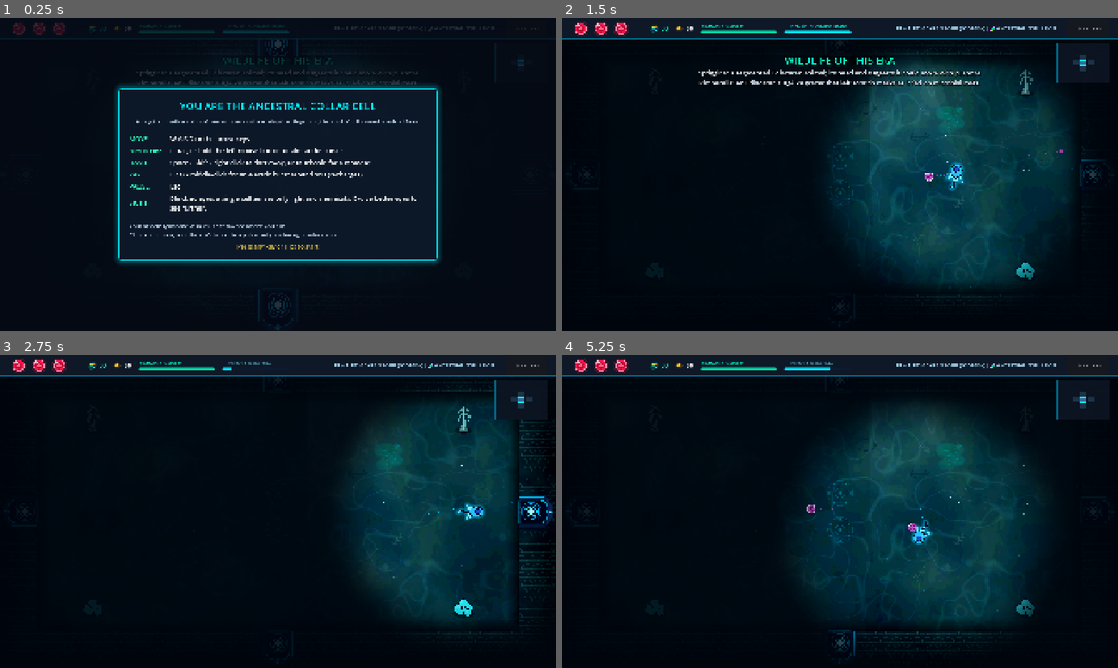
Above: before the commit, frames 1-4 (two rows, left to right).
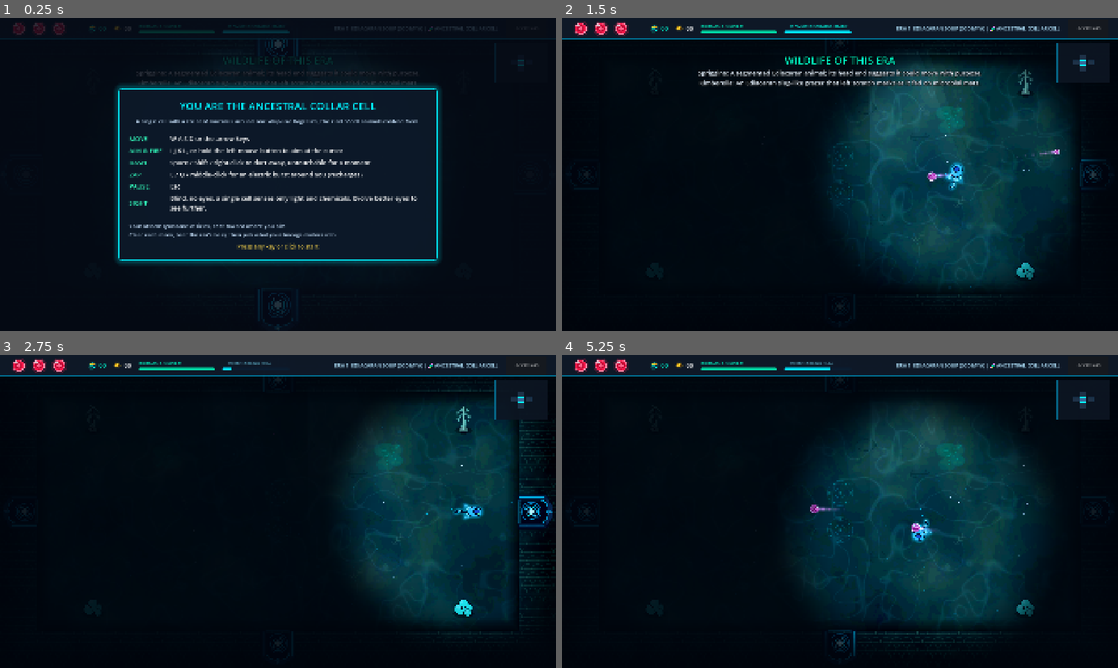
Above: after the commit, the same moments.

Repository: kurosatto/Game
Game: Godot game, scene res://Main.tscn
Two runs of this game, one before a commit and one after it. Both use one fixed random seed, a clock stepped at 60 frames per second and the inputs below.
Inputs (mouse positions are in pixels of both pictures, inside the frame that each line leads up to):
- Up to frame 1 (0.25 s): no input
- Up to frame 2 (1.5 s): tap Enter at 0.5 s; move the mouse to (962, 158) at 0.52 s; hold D (move_right) 0.53-1.25 s; tap Shift (dash) at 0.6 s; click (962, 158) at 0.67 s; tap Space at 0.77, 1.07 s; drag from (728, 190) to (840, 46) at 1.27 s
- Up to frame 3 (2.75 s): move the mouse to (333, 442) at 2.02 s; hold D (move_right) from 2.03 s (still down); tap Q at 2.1 s
- Up to frame 4 (5.25 s): release D (move_right) at 2.75 s; drag from (812, 574) to (840, 639) at 2.77 s; move the mouse to (1006, 558) at 3.52 s; hold A (move_left) 3.53-4.25 s; tap Shift (dash) at 3.6 s; tap Space at 3.77, 4.07 s; drag from (673, 464) to (589, 511) at 4.27 s; move the mouse to (867, 511) at 5.02 s; hold S (move_down) from 5.03 s (still down); tap Q at 5.1 s; click (867, 511) at 5.17 s

The runs differ from the first frame. In frame 1, 2.4% of the frame differs, in the area x 23-76%, y 13-75%; in frame 2, 1.7%; in frame 3, 0.7%; in frame 4, 0.7%.

Commit message:
Smoother look: physics interpolation, smooth texture filtering, glowing bullet tails
- Enable physics interpolation so movement is drawn at the screen's refresh
  rate instead of stepping at 60 Hz (judder on 90/120/144 Hz screens).
  The camera is not interpolated (moved by tweens and shake), the player is
  drawn directly during room slides, and teleports reset interpolation.
- Vision fog and sense arrows centre on the player's drawn position.
- Default texture filter Linear: sprites that rotate, squash and scale by
  fractional amounts no longer crawl and flicker at the edges.
- Shots get a soft additive comet tail and round fading trail dots.
- Antialiased lines and circles for melee swings and creature parts.

Co-Authored-By: Claude Opus 5.5 <noreply@anthropic.com>
Claude-Session: https://claude.ai/code/session_016hmULCX6wyu3wG5btqKfTX

Diff:
--- a/Main.gd
+++ b/Main.gd
@@ -21,6 +21,10 @@
 func _ready():
     add_to_group("main")
     setup_inputs()
+    # Physics interpolation (project.godot) smooths everything that moves in
+    # _physics_process. The camera only moves by tweens and shake every frame,
+    # so it draws exactly where it is set.
+    camera.physics_interpolation_mode = Node.PHYSICS_INTERPOLATION_MODE_OFF
 
     # Connect player signals to HUD
     player.health_changed.connect(hud.update_health)
@@ -133,6 +137,7 @@
     # Position player at 1080p center
     player.global_position = Vector2(960, 540)
     player.velocity = Vector2.ZERO
+    player.reset_physics_interpolation() # teleport, don't glide there
 
     load_room(current_room_pos)
     hud.update_minimap(dungeon_rooms, current_room_pos)
@@ -247,6 +252,8 @@
     SoundManager.play_sfx("door_open", 1.1, -4.0)
 
     var target_ambient = get_room_theme_color(next_room_data.type)
+    # The tween moves the player every frame; draw it there directly
+    player.physics_interpolation_mode = Node.PHYSICS_INTERPOLATION_MODE_OFF
     var tween = create_tween()
     tween.set_parallel(true)
     tween.tween_property(camera, "position", target_cam_pos, 0.35).set_trans(Tween.TRANS_QUAD).set_ease(Tween.EASE_IN_OUT)
@@ -265,6 +272,10 @@
         player.global_position = local_enter_pos
         player.velocity = Vector2.ZERO
         player.door_cooldown = 0.4
+        # Both jumped back to the origin together with the camera
+        current_room_node.reset_physics_interpolation()
+        player.physics_interpolation_mode = Node.PHYSICS_INTERPOLATION_MODE_INHERIT
+        player.reset_physics_interpolation()
         player.invincibility_time = 0.8 # Buffer to prevent immediate contact damage
 
         current_room_pos = target_pos
--- a/MeleeSwing.gd
+++ b/MeleeSwing.gd
@@ -46,13 +46,13 @@
             var out = reach * ease_out(min(t * 1.6, 1.0))
             for i in n:
                 var d = Vector2.RIGHT.rotated(TAU * i / n)
-                draw_line(d * 26.0, d * out, col, 4.0)
-                draw_circle(d * out, 3.0, white)
+                draw_line(d * 26.0, d * out, col, 4.0, true)
+                draw_circle(d * out, 3.0, white, true, -1.0, true)
         "smash":
             var r = reach * (0.35 + 0.65 * ease_out(t))
-            draw_circle(Vector2(reach * 0.75, 0), 26.0 * fade, white)
-            draw_arc(Vector2(reach * 0.75, 0), r * 0.55, 0, TAU, 32, col, 5.0 * fade + 1.0)
-            draw_arc(Vector2(reach * 0.75, 0), r * 0.3, 0, TAU, 24, white, 3.0)
+            draw_circle(Vector2(reach * 0.75, 0), 26.0 * fade, white, true, -1.0, true)
+            draw_arc(Vector2(reach * 0.75, 0), r * 0.55, 0, TAU, 32, col, 5.0 * fade + 1.0, true)
+            draw_arc(Vector2(reach * 0.75, 0), r * 0.3, 0, TAU, 24, white, 3.0, true)
         _:
             # claw, lash: a sweep across the arc, three rakes for claws
             var lines = 3 if style == "claw" else 1
@@ -62,7 +62,7 @@
             var a1 = -half_arc + 2.0 * half_arc * sweep
             for i in lines:
                 var r = reach * (0.85 - 0.14 * i)
-                draw_arc(Vector2.ZERO, r, a0, a1, 24, col if i > 0 else white, width)
+                draw_arc(Vector2.ZERO, r, a0, a1, 24, col if i > 0 else white, width, true)
 
 # Two jaws (or pincer fingers) closing on the aim line
 func draw_jaws(col: Color, white: Color, open_angle: float, width: float, rasp: bool):
@@ -77,12 +77,12 @@
             # Jaws curve inward toward the tip
             var ang = side * a * (1.0 - k * 0.6) - side * 0.18 * k * k
             pts.append(base + Vector2(length * k, 0).rotated(ang))
-        draw_polyline(pts, col, width)
+        draw_polyline(pts, col, width, true)
         # Teeth along the inner edge
         for i in range(2, 8, 2 if rasp else 3):
             var p = pts[i]
             var inward = Vector2(0, -side * 9.0).rotated(side * a)
-            draw_line(p, p + inward, white, 3.0)
+            draw_line(p, p + inward, white, 3.0, true)
 
 # Something shooting out to full reach and back: a sting, a tongue or tentacles
 func draw_thrust(col: Color, white: Color, kind: String):
@@ -93,13 +93,13 @@
             for i in 10:
                 var k = i / 9.0
                 pts.append(Vector2(ext * k, side * 14.0 * k + sin(k * 6.0 + t * 12.0) * 6.0))
-            draw_polyline(pts, col, 5.0 - abs(side) * 1.5)
-            draw_circle(pts[9], 4.0, white)
+            draw_polyline(pts, col, 5.0 - abs(side) * 1.5, true)
+            draw_circle(pts[9], 4.0, white, true, -1.0, true)
     elif kind == "tongue":
-        draw_line(Vector2(18, 0), Vector2(ext, 0), col, 6.0)
-        draw_circle(Vector2(ext, 0), 9.0, col)
+        draw_line(Vector2(18, 0), Vector2(ext, 0), col, 6.0, true)
+        draw_circle(Vector2(ext, 0), 9.0, col, true, -1.0, true)
     else:
-        draw_line(Vector2(18, 0), Vector2(ext, 0), col, 5.0)
+        draw_line(Vector2(18, 0), Vector2(ext, 0), col, 5.0, true)
         var tip = Vector2(ext, 0)
         draw_colored_polygon(PackedVector2Array([tip + Vector2(14, 0), tip + Vector2(-6, 7), tip + Vector2(-6, -7)]), white)
 
--- a/Player.gd
+++ b/Player.gd
@@ -99,7 +99,22 @@
     discharge_updated.emit(discharge_cooldown, max_discharge_cooldown)
     creature_changed.emit(current_character_name, current_character_clade, current_modulate)
 
+# Physics interpolation draws the player between its last two physics ticks.
+# Godot has no 2D getter for that drawn position, so keep the previous tick's
+# and blend the same way; the vision fog centres on it.
+var prev_tick_position: Vector2 = Vector2.ZERO
+
+func drawn_position() -> Vector2:
+    if not is_physics_interpolated_and_enabled():
+        return global_position
+    return prev_tick_position.lerp(global_position, Engine.get_physics_interpolation_fraction())
+
+func _notification(what: int):
+    if what == NOTIFICATION_RESET_PHYSICS_INTERPOLATION:
+        prev_tick_position = global_position
+
 func _physics_process(delta: float):
+    prev_tick_position = global_position
     # Dynamic redraw for animated creature anatomical accessories
     queue_redraw()
 
@@ -239,12 +254,12 @@
         "carapace":
             var shell_col = current_modulate * Color(0.8, 0.8, 0.8, 0.9)
             for r in [18.0, 24.0, 30.0]:
-                draw_arc(Vector2.ZERO, r, -PI * 0.7, PI * 0.7, 12, shell_col, 3.0)
+                draw_arc(Vector2.ZERO, r, -PI * 0.7, PI * 0.7, 12, shell_col, 3.0, true)
             # Lateral spines
-            draw_line(Vector2(-26, -10), Vector2(-38, -16), shell_col, 3.0)
-            draw_line(Vector2(26, -10), Vector2(38, -16), shell_col, 3.0)
-            draw_line(Vector2(-28, 10), Vector2(-42, 14), shell_col, 3.0)
-            draw_line(Vector2(28, 10), Vector2(42, 14), shell_col, 3.0)
+            draw_line(Vector2(-26, -10), Vector2(-38, -16), shell_col, 3.0, true)
+            draw_line(Vector2(26, -10), Vector2(38, -16), shell_col, 3.0, true)
+            draw_line(Vector2(-28, 10), Vector2(-42, 14), shell_col, 3.0, true)
+            draw_line(Vector2(28, 10), Vector2(42, 14), shell_col, 3.0, true)
 
         "tentacles":
             var tent_col = current_modulate * Color(1.3, 1.1, 1.4, 0.85)
@@ -253,22 +268,22 @@
                 var start = Vector2(cos(base_angle), sin(base_angle)) * 22.0
                 var mid = start + Vector2(cos(base_angle + sin(t * 6.0 + i) * 0.5), sin(base_angle + sin(t * 6.0 + i) * 0.5)) * 18.0
                 var tip = mid + Vector2(cos(base_angle + cos(t * 8.0 + i) * 0.7), sin(base_angle + cos(t * 8.0 + i) * 0.7)) * 14.0
-                draw_polyline(PackedVector2Array([start, mid, tip]), tent_col, 3.0)
-                draw_circle(tip, 2.5, Color.WHITE)
+                draw_polyline(PackedVector2Array([start, mid, tip]), tent_col, 3.0, true)
+                draw_circle(tip, 2.5, Color.WHITE, true, -1.0, true)
 
         "shell":
             var shell_col = current_modulate * Color(1.1, 1.0, 0.8, 0.9)
-            draw_arc(Vector2.ZERO, 32.0, 0, TAU, 24, shell_col, 4.0)
-            draw_arc(Vector2(-6, 2), 22.0, 0, TAU * 0.85, 20, shell_col * 0.85, 3.0)
-            draw_arc(Vector2(-10, 4), 14.0, 0, TAU * 0.75, 16, shell_col * 0.7, 2.5)
+            draw_arc(Vector2.ZERO, 32.0, 0, TAU, 24, shell_col, 4.0, true)
+            draw_arc(Vector2(-6, 2), 22.0, 0, TAU * 0.85, 20, shell_col * 0.85, 3.0, true)
+            draw_arc(Vector2(-10, 4), 14.0, 0, TAU * 0.75, 16, shell_col * 0.7, 2.5, true)
 
         "wings":
             var wing_col = Color(0.3, 0.95, 1.0, 0.65)
             var flutter = sin(t * 24.0) * 12.0
-            draw_line(Vector2(-16, -6), Vector2(-54, -28 + flutter), wing_col, 3.0)
-            draw_line(Vector2(-16, 6), Vector2(-48, 18 - flutter), wing_col, 2.5)
-            draw_line(Vector2(16, -6), Vector2(54, -28 + flutter), wing_col, 3.0)
-            draw_line(Vector2(16, 6), Vector2(48, 18 - flutter), wing_col, 2.5)
+            draw_line(Vector2(-16, -6), Vector2(-54, -28 + flutter), wing_col, 3.0, true)
+            draw_line(Vector2(-16, 6), Vector2(-48, 18 - flutter), wing_col, 2.5, true)
+            draw_line(Vector2(16, -6), Vector2(54, -28 + flutter), wing_col, 3.0, true)
+            draw_line(Vector2(16, 6), Vector2(48, 18 - flutter), wing_col, 2.5, true)
 
         "stinger":
             var sting_col = current_modulate * Color(0.9, 1.2, 0.8, 0.95)
@@ -276,9 +291,9 @@
             var p2 = Vector2(sin(t * 5.0) * 6.0, 38)
             var p3 = Vector2(sin(t * 5.0) * 10.0, 52)
             var p4 = Vector2(sin(t * 5.0) * 8.0, 62)
-            draw_polyline(PackedVector2Array([p1, p2, p3, p4]), sting_col, 5.0)
-            draw_circle(p4, 5.5, Color(0.4, 1.0, 0.2, 1.0))
-            draw_line(p4, p4 + Vector2(4, -8), Color.WHITE, 2.0)
+            draw_polyline(PackedVector2Array([p1, p2, p3, p4]), sting_col, 5.0, true)
+            draw_circle(p4, 5.5, Color(0.4, 1.0, 0.2, 1.0), true, -1.0, true)
+            draw_line(p4, p4 + Vector2(4, -8), Color.WHITE, 2.0, true)
 
         "horns":
             var horn_col = current_modulate * Color(1.1, 1.2, 1.0, 0.9)
@@ -293,19 +308,19 @@
 
         "scythe":
             var scythe_col = current_modulate * Color(1.3, 0.8, 1.2, 0.95)
-            draw_arc(Vector2(-26, -14), 22.0, -PI*0.8, -PI*0.2, 12, scythe_col, 4.0)
-            draw_line(Vector2(-44, -26), Vector2(-36, -34), Color.WHITE, 2.0)
-            draw_arc(Vector2(26, -14), 22.0, -PI*0.8, -PI*0.2, 12, scythe_col, 4.0)
-            draw_line(Vector2(44, -26), Vector2(36, -34), Color.WHITE, 2.0)
+            draw_arc(Vector2(-26, -14), 22.0, -PI*0.8, -PI*0.2, 12, scythe_col, 4.0, true)
+            draw_line(Vector2(-44, -26), Vector2(-36, -34), Color.WHITE, 2.0, true)
+            draw_arc(Vector2(26, -14), 22.0, -PI*0.8, -PI*0.2, 12, scythe_col, 4.0, true)
+            draw_line(Vector2(44, -26), Vector2(36, -34), Color.WHITE, 2.0, true)
 
         "clubs":
             var club_col = Color(1.0, 0.2, 0.6, 0.95)
             var p_l = Vector2(-22, -24 + sin(t * 8.0) * 4.0)
             var p_r = Vector2(22, -24 + sin(t * 8.0) * 4.0)
-            draw_line(Vector2(-14, -10), p_l, club_col, 5.0)
-            draw_line(Vector2(14, -10), p_r, club_col, 5.0)
-            draw_circle(p_l, 7.0, Color(1.0, 0.9, 0.2))
-            draw_circle(p_r, 7.0, Color(1.0, 0.9, 0.2))
+            draw_line(Vector2(-14, -10), p_l, club_col, 5.0, true)
+            draw_line(Vector2(14, -10), p_r, club_col, 5.0, true)
+            draw_circle(p_l, 7.0, Color(1.0, 0.9, 0.2), true, -1.0, true)
+            draw_circle(p_r, 7.0, Color(1.0, 0.9, 0.2), true, -1.0, true)
 
         _:
             var cilia_col = current_modulate * Color(1.0, 1.0, 1.0, 0.5)
@@ -313,7 +328,7 @@
                 var a = (float(i) / 12.0) * TAU
                 var p1 = Vector2(cos(a), sin(a)) * 26.0
                 var p2 = p1 + Vector2(cos(a + sin(t * 7.0 + i) * 0.4), sin(a + sin(t * 7.0 + i) * 0.4)) * 9.0
-                draw_line(p1, p2, cilia_col, 2.0)
+                draw_line(p1, p2, cilia_col, 2.0, true)
 
 func perform_bio_dash():
     is_dashing = true
--- a/SenseHints.gd
+++ b/SenseHints.gd
@@ -15,7 +15,7 @@
 }
 
 var fog: Node
-var player: Node2D
+var player # Player.gd (uses its drawn_position())
 var sense: int = 1
 var color: Color = Color(1, 1, 1)
 var time: float = 0.0
@@ -38,7 +38,7 @@
 		if player == null:
 			return
 	var to_local = get_global_transform_with_canvas().affine_inverse()
-	var center = to_local * player.get_global_transform_with_canvas().origin
+	var center = to_local * (player.get_canvas_transform() * player.drawn_position())
 	var radius: float = fog.radius
 	var reach = 300.0 + sense * 150.0          # 450 px past the light for 1, 1800 for 10
 	var clarity = 0.35 + sense * 0.06          # arrow opacity at its strongest
--- a/Tear.gd
+++ b/Tear.gd
@@ -52,11 +52,82 @@
             if has_node("TrailParticles"):
                 $TrailParticles.color = Color(glow.r, glow.g, glow.b, 0.5)
 
+    if has_node("TrailParticles"):
+        setup_trail($TrailParticles)
+
     if velocity == Vector2.ZERO:
         velocity = direction.normalized() * speed
 
     # Deferred: reacting can add/remove physics nodes, which Godot forbids mid physics step
     body_entered.connect(_on_body_entered, CONNECT_DEFERRED)
+
+# Glowing comet tail: a soft additive streak stretched behind the shot along
+# its flight, plus the particle trail as round fading dots instead of hard
+# square specks. One extra quad per shot, so it stays cheap on phones.
+# Textures, material and curves are built once and shared.
+const STREAK_W = 64
+const STREAK_H = 16
+static var dot_texture: GradientTexture2D
+static var streak_texture: ImageTexture
+static var additive: CanvasItemMaterial
+static var fade_ramp: Gradient
+static var shrink_curve: Curve
+var streak: Sprite2D
+
+static func build_trail_resources():
+    var g = Gradient.new()
+    g.set_color(0, Color(1, 1, 1, 1))
+    g.set_color(1, Color(1, 1, 1, 0))
+    dot_texture = GradientTexture2D.new()
+    dot_texture.gradient = g
+    dot_texture.fill = GradientTexture2D.FILL_RADIAL
+    dot_texture.fill_from = Vector2(0.5, 0.5)
+    dot_texture.fill_to = Vector2(1.0, 0.5)
+    dot_texture.width = 32
+    dot_texture.height = 32
+    # Bright at the head (right edge), fading to nothing at the tail
+    var img = Image.create(STREAK_W, STREAK_H, false, Image.FORMAT_RGBA8)
+    for x in STREAK_W:
+        var along = pow(float(x) / (STREAK_W - 1), 1.6)
+        for y in STREAK_H:
+            var across = 1.0 - abs(y - (STREAK_H - 1) / 2.0) / (STREAK_H / 2.0)
+            img.set_pixel(x, y, Color(1, 1, 1, along * across * across))
+    streak_texture = ImageTexture.create_from_image(img)
+    additive = CanvasItemMaterial.new()
+    additive.blend_mode = CanvasItemMaterial.BLEND_MODE_ADD
+    fade_ramp = Gradient.new()
+    fade_ramp.set_color(0, Color(1, 1, 1, 1))
+    fade_ramp.set_color(1, Color(1, 1, 1, 0))
+    shrink_curve = Curve.new()
+    shrink_curve.add_point(Vector2(0, 1))
+    shrink_curve.add_point(Vector2(1, 0.3))
+
+func setup_trail(p: CPUParticles2D):
+    if dot_texture == null:
+        build_trail_resources()
+    p.texture = dot_texture
+    p.material = additive
+    p.color_ramp = fade_ramp
+    p.scale_amount_curve = shrink_curve
+    p.scale_amount_min = 0.5
+    p.scale_amount_max = 0.7
+    streak = Sprite2D.new()
+    streak.texture = streak_texture
+    streak.material = additive
+    streak.centered = false
+    streak.offset = Vector2(-STREAK_W, -STREAK_H / 2.0)
+    streak.modulate = Color(p.color.r, p.color.g, p.color.b).lerp(Color.WHITE, 0.25)
+    streak.show_behind_parent = true
+    add_child(streak)
+    move_child(streak, 0)
+
+func update_streak():
+    if streak == null:
+        return
+    # Tail length follows speed: about a sixth of a second of flight
+    var length = clamp(velocity.length() * 0.16, 50.0, 150.0)
+    streak.rotation = velocity.angle()
+    streak.scale = Vector2(length / STREAK_W, 1.6)
 
 func _physics_process(delta: float):
     if is_homing and not is_enemy_tear:
@@ -74,6 +145,7 @@
             velocity = velocity.lerp(target_dir * speed, delta * 7.5)
 
     position += velocity * delta
+    update_streak()
     if projectile_kind in POINTED and not is_enemy_tear:
         $Sprite2D.rotation = velocity.angle()
     else:
--- a/VisionFog.gd
+++ b/VisionFog.gd
@@ -24,7 +24,7 @@
 var rect: ColorRect
 var hints: Control
 var mat: ShaderMaterial
-var player: Node2D
+var player # Player.gd (uses its drawn_position())
 
 # Current values, eased toward the target after each evolution
 var radius: float = 0.0
@@ -70,7 +70,8 @@
 			return
 	radius = move_toward(radius, target_radius, delta * 400.0)
 	darkness = move_toward(darkness, target_darkness, delta * 0.4)
-	var screen_pos = player.get_global_transform_with_canvas().origin
+	# Interpolated position: where the player is drawn this frame
+	var screen_pos = player.get_canvas_transform() * player.drawn_position()
 	var local_pos = rect.get_global_transform_with_canvas().affine_inverse() * screen_pos
 	mat.set_shader_parameter("rect_size", rect.size)
 	mat.set_shader_parameter("center", local_pos)
--- a/project.godot
+++ b/project.godot
@@ -30,8 +30,12 @@
 window/stretch/aspect="expand"
 window/handheld/orientation=4
 
+[physics]
+
+common/physics_interpolation=true
+
 [rendering]
 
 renderer/rendering_method.mobile="gl_compatibility"
 textures/vram_compression/import_etc2_astc=true
-textures/canvas_textures/default_texture_filter=0
+textures/canvas_textures/default_texture_filter=1
